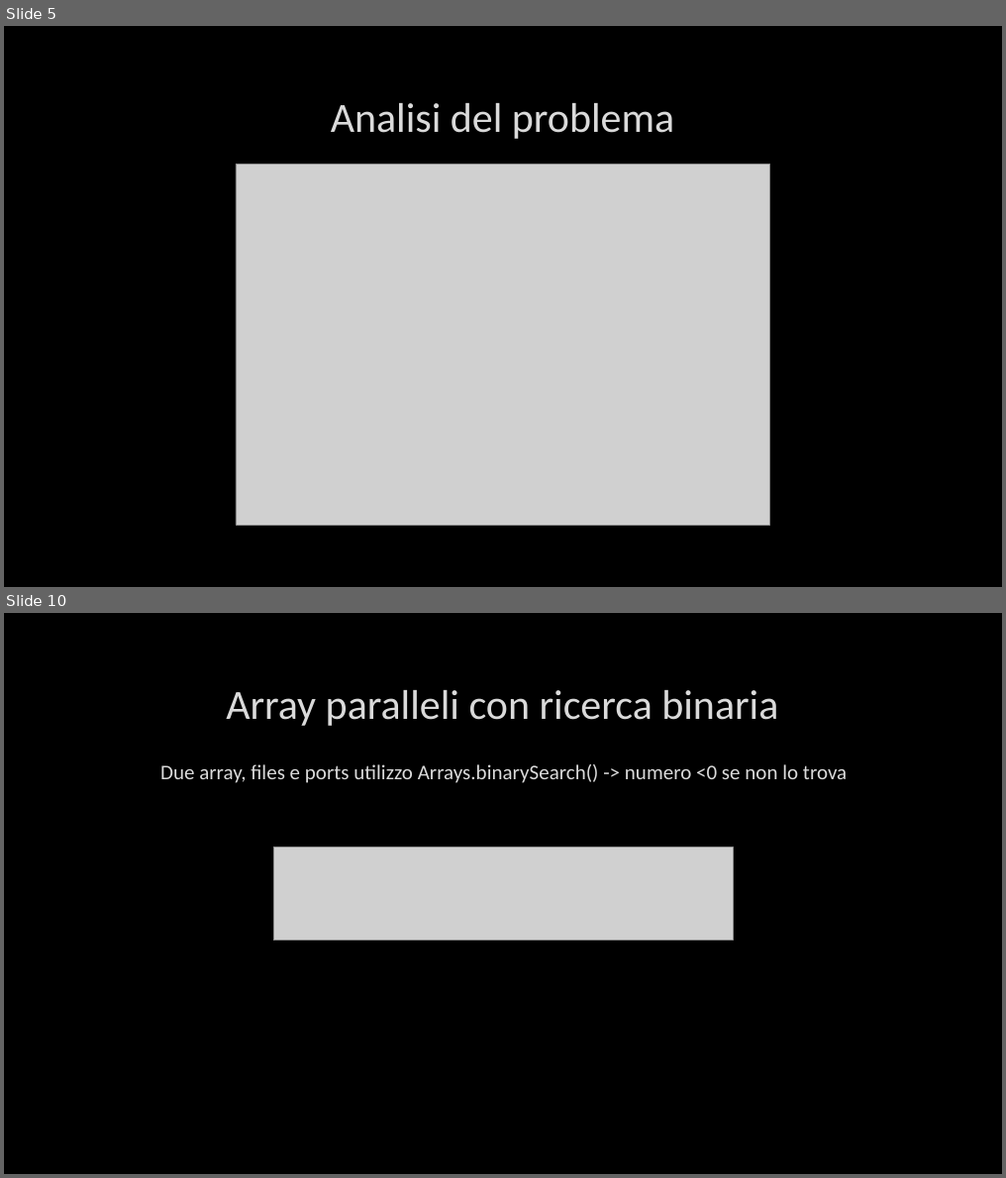
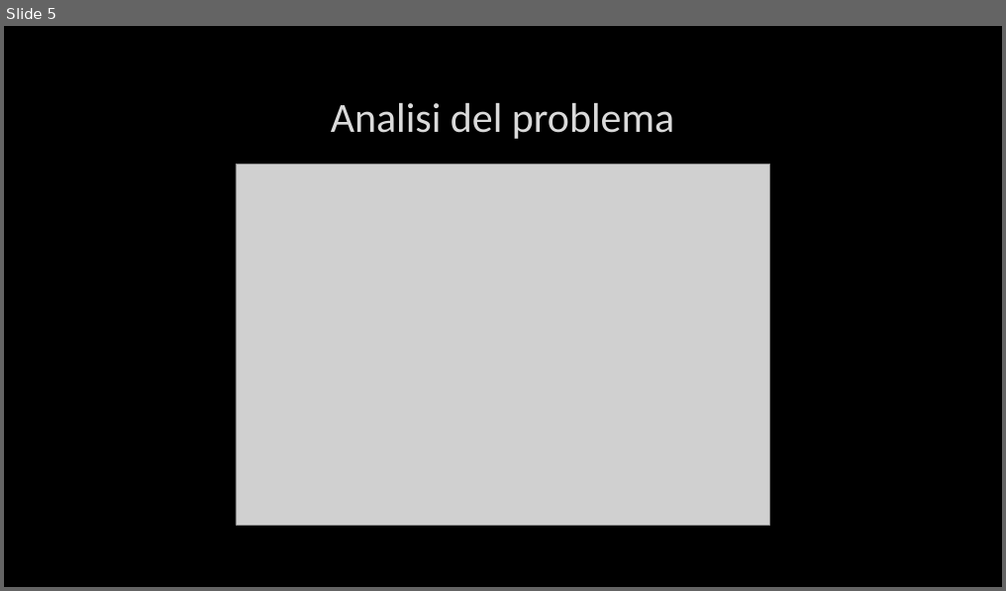
Before and after one commit to timeofview/reti-di-calcolatori, a slide deck: E1/Esercitazione 1.pptx. Shown one above the other, each under a label of ours: slides 5 and 10 before the commit, slide 5 after it; the slides between them are not shown. The pictures are 1006x1178 and 1006x591 pixels, drawn with LibreOffice and Linux fonts; fonts in the diff are those of the drawing; grey boxes stand for pictures; background and template pictures are left out. Boxes give left, top, right and bottom in pixels: in the first picture for what was removed or moved away, otherwise in the second. Text is boxed around its words. In the diff, an @@ line names an element or a change of style, - is before the commit and + after.

```diff
--- a/E1/Esercitazione 1.pptx
+++ b/E1/Esercitazione 1.pptx
@@ slide 10 removed at box(4, 613, 1002, 1174), background picture (left out) @@
@@ title removed at box(226, 690, 778, 726) @@
-Array paralleli con ricerca binaria
@@ text removed at box(160, 764, 846, 783) @@
-Due array, files e ports utilizzo Arrays.binarySearch() -> numero <0 se non lo trova
@@ picture removed at box(273, 847, 734, 940) @@
```
Also in this commit, not shown: 6 slides changed, 5 slides added, 13 other slides removed.
